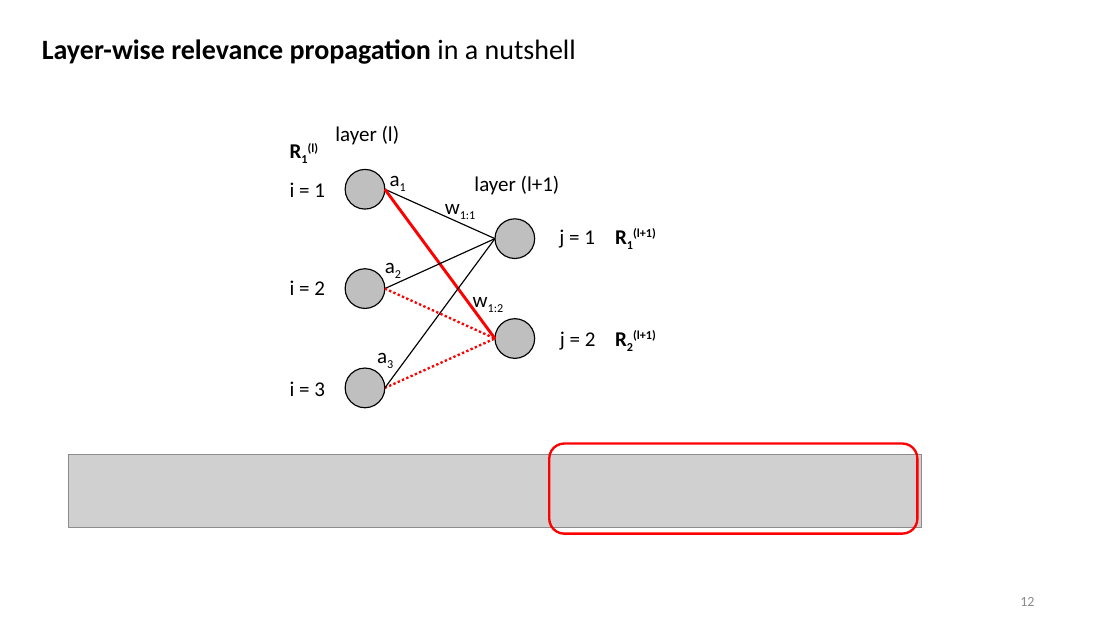
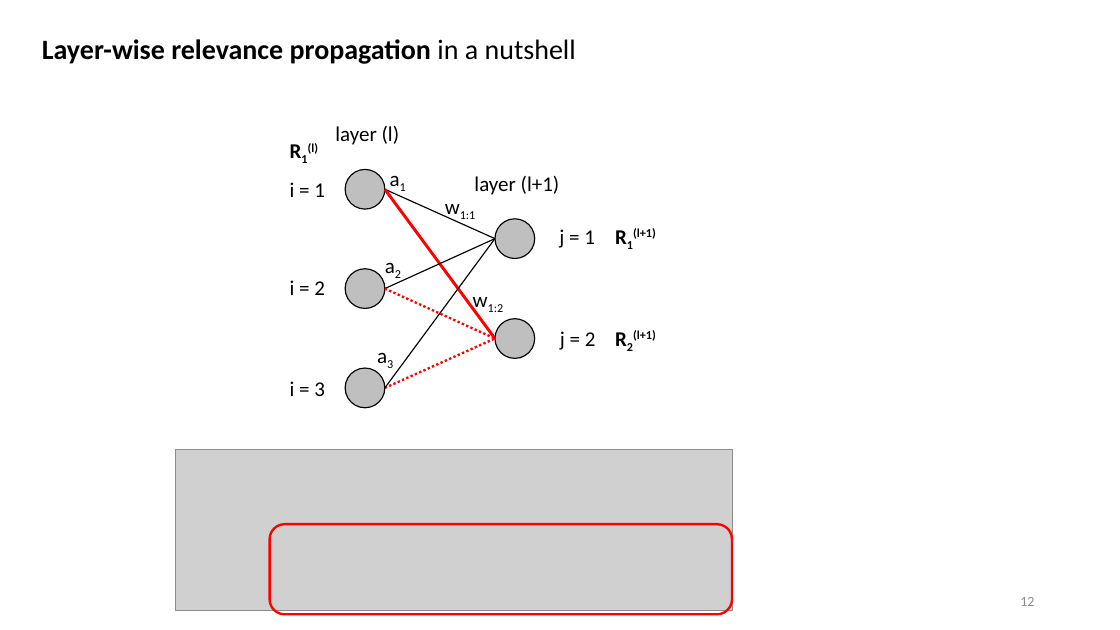
Before and after one commit to MarcoLandtHayen/EchoStateNetworks, a slide deck: slide 12 of ESN_ClassificationLRP_ENSO_OD-Talk.pptx. Drawn at 1120x630 pixels with LibreOffice and Linux fonts; fonts in the diff are those of the drawing; grey boxes stand for pictures. Boxes give left, top, right and bottom in pixels: in the first picture for what was removed or moved away, otherwise in the second. Text is boxed around its words. In the diff, an @@ line names an element or a change of style, - is before the commit and + after.

```diff
--- a/ESN_ClassificationLRP_ENSO_OD-Talk.pptx
+++ b/ESN_ClassificationLRP_ENSO_OD-Talk.pptx
@@ picture removed at [69,455,922,528] @@
@@ picture added at [176,450,733,611] @@
@@ rounded rectangle: place and size @@
-rounded rectangle at [549,444,918,534]
+rounded rectangle at [270,524,733,614]
```
Also in this commit, not shown: 1 other slide changed.
